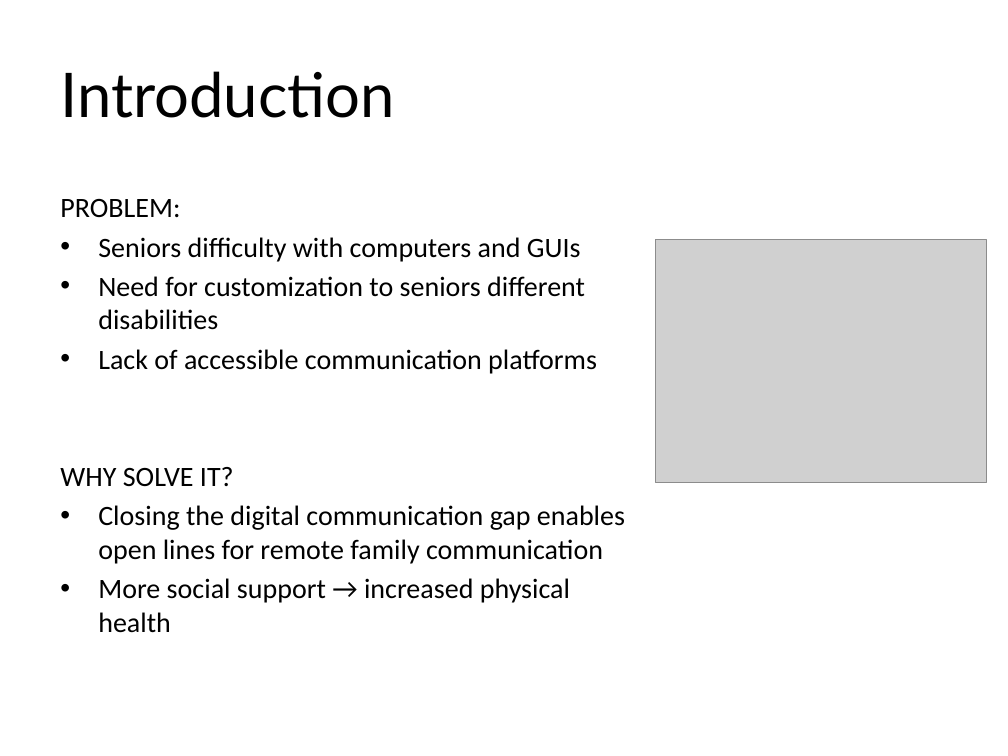
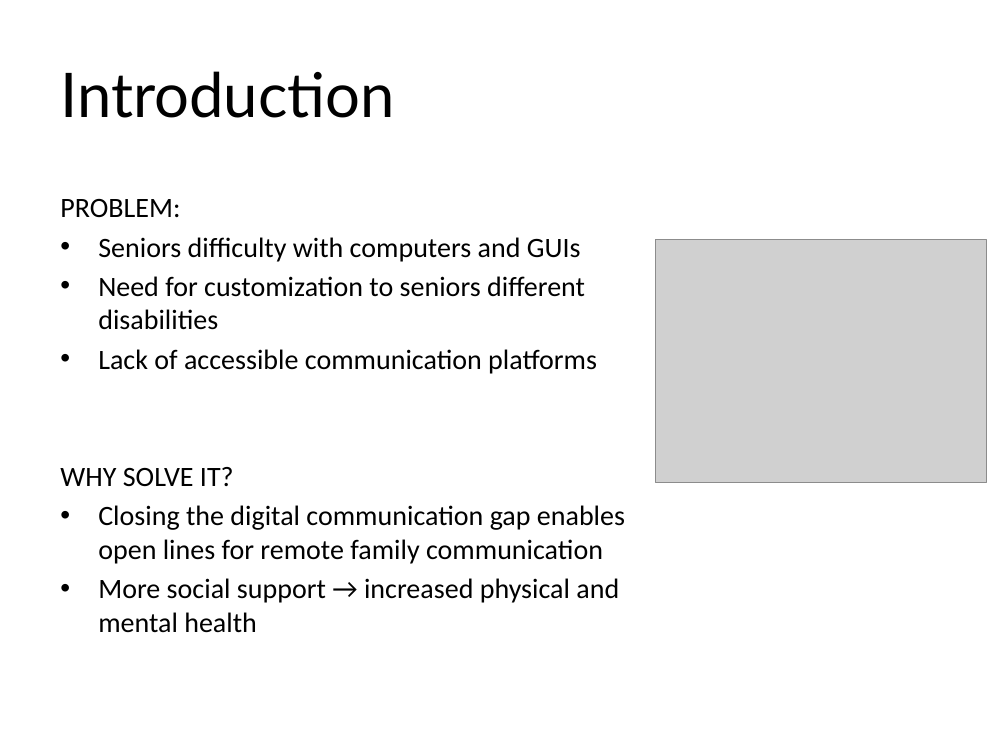
Before and after one commit to moritzg91/photo-wall, a slide deck: slide 2 of 525finalPres.pptx. Drawn at 1008x756 pixels with LibreOffice and Linux fonts; fonts in the diff are those of the drawing; grey boxes stand for pictures. Boxes give left, top, right and bottom in pixels: in the first picture for what was removed or moved away, otherwise in the second. Text is boxed around its words. In the diff, an @@ line names an element or a change of style, - is before the commit and + after.

```diff
--- a/525finalPres.pptx
+++ b/525finalPres.pptx
@@ text at (98,578,619,633): text changed @@
-• More social support → increased physical health
+• More social support → increased physical and mental health
```
Also in this commit, not shown: 1 other slide changed, 2 other files.
